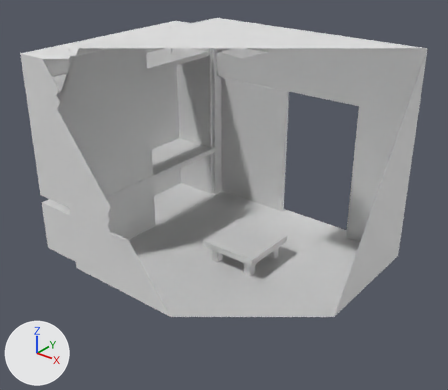
The FBX model Room/room.fbx as it was, and as the next commit left it.
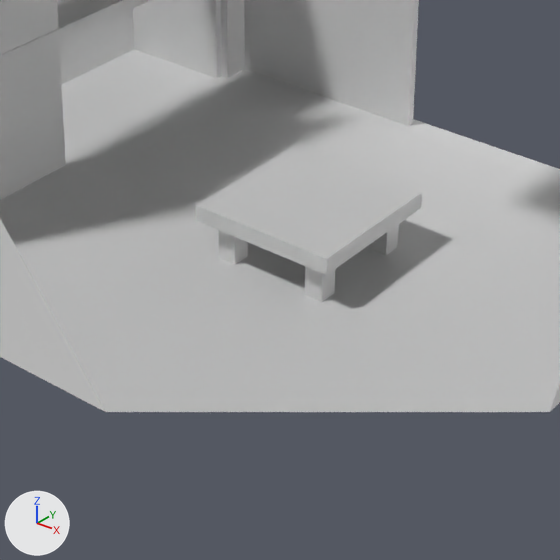
There are two pictures of each version: one whole from a camera (50 mm lens) standing at (5.39, -7.32, 5.62) and looking at (-0.24, -0.28, 1.26), one close up on the part from 29% to 75% of the width and 42% to 95% of the height. The axes (+X, +Y, +Z) are drawn at lower left. The lights are the same throughout. The last two pictures show the newer version. Everything nearer to the camera than a plane just in front of the edit is cut away. Materials are left out; every surface is plain grey.

The first close-up shows 'DoorSmall', 'DoorTop', 'MainDoor', 'Table', 'Walls'.
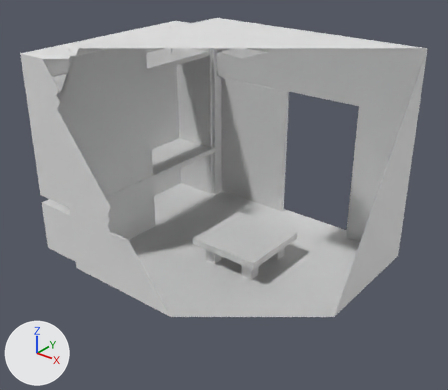
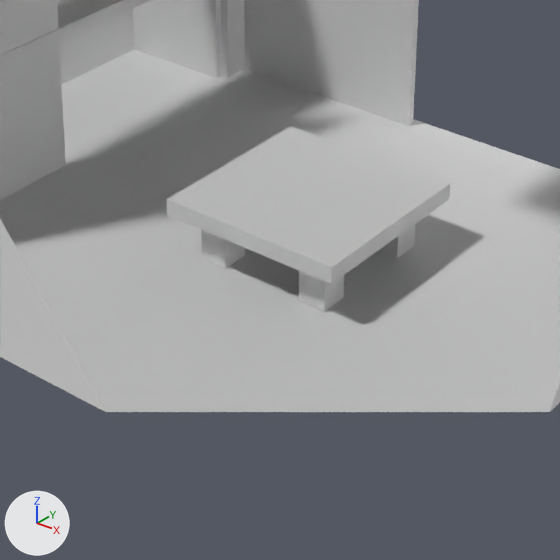
The change, as a list of edits to the scene's bpy script:
```text
Change me_cube_009:
    used by ob_table; location = (0.0, 0.0, 0.0)
    remove me_cube_009.from_pydata(...)  # 50 vertices, 48 faces; spans x -0.5..0.5, y -0.5..0.5, z 0.0..0.418
    add me_cube_009.from_pydata(...)  # 50 vertices, 48 faces; spans x -0.625..0.625, y -0.625..0.625, z 0.035..0.472
    me_cube_009 part 1: 50 of 50 vertices moved; they spanned x -0.5..0.5, y -0.5..0.5, z 0.0..0.418 and now span x -0.625..0.625, y -0.625..0.625, z 0.035..0.472; mean shift (0.0, 0.0, 0.046)
```

Where the change shows, as pixel boxes (x1, y1, x2, y2) in the close-ups (560 x 560 px):
'Table', reshaped (25% wider, 18% taller)
    before: (196, 146, 422, 302)
    after: (167, 126, 450, 311)
